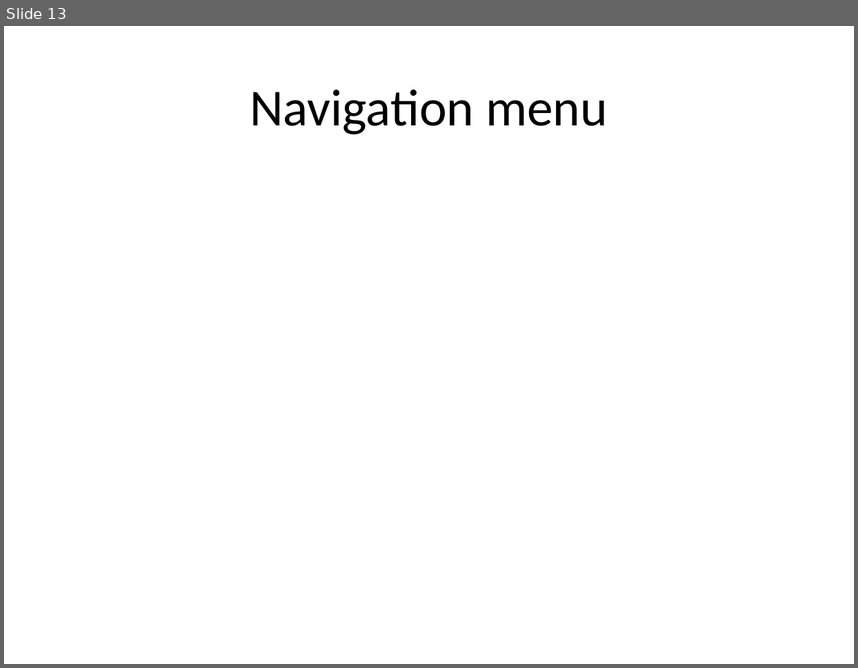
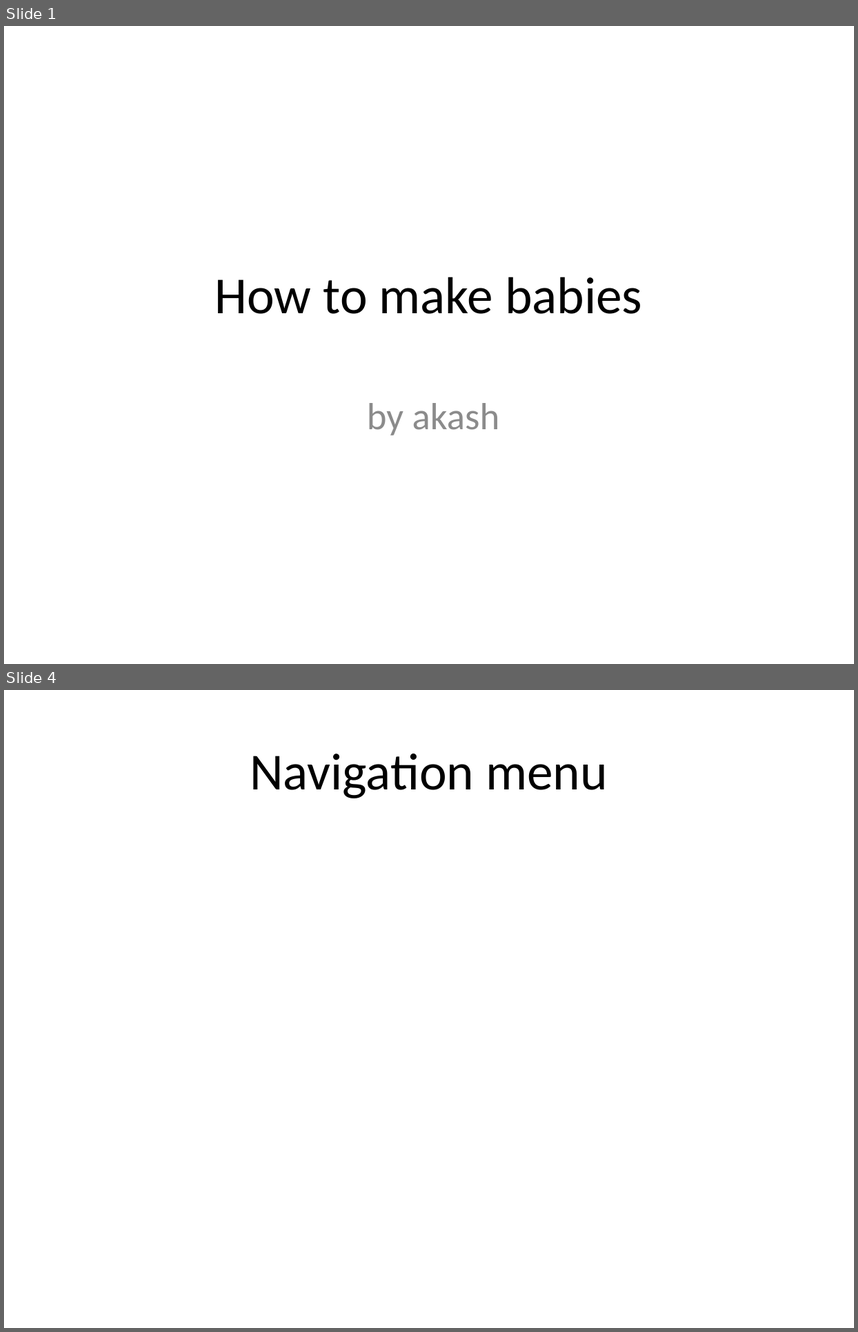
Before and after one commit to eppisai/Uplift---Smart-educational-Platform, a slide deck: AutoPPT-main/AutoPPT-main/something.pptx. Shown one above the other, each under a label of ours: slide 13 before the commit, slides 1 and 4 after it; the slides between them are not shown. The pictures are 858x668 and 858x1332 pixels, drawn with LibreOffice and Linux fonts; fonts in the diff are those of the drawing. Boxes give left, top, right and bottom in pixels: in the first picture for what was removed or moved away, otherwise in the second. Text is boxed around its words. In the diff, an @@ line names an element or a change of style, - is before the commit and + after.

```diff
--- a/AutoPPT-main/AutoPPT-main/something.pptx
+++ b/AutoPPT-main/AutoPPT-main/something.pptx
@@ slide 1 added at box(4, 26, 854, 664), background #FFFFFF @@
@@ title added at box(215, 276, 642, 314), 44 pt, text #000000 @@
+How to make babies
@@ subtitle added at box(367, 403, 500, 435), 32 pt, text #8C8C8C @@
+by akash
@@ what was slide 13 is now slide 4 @@
```
Also in this commit, not shown: 2 slides changed, 12 slides removed, 2 other files.
